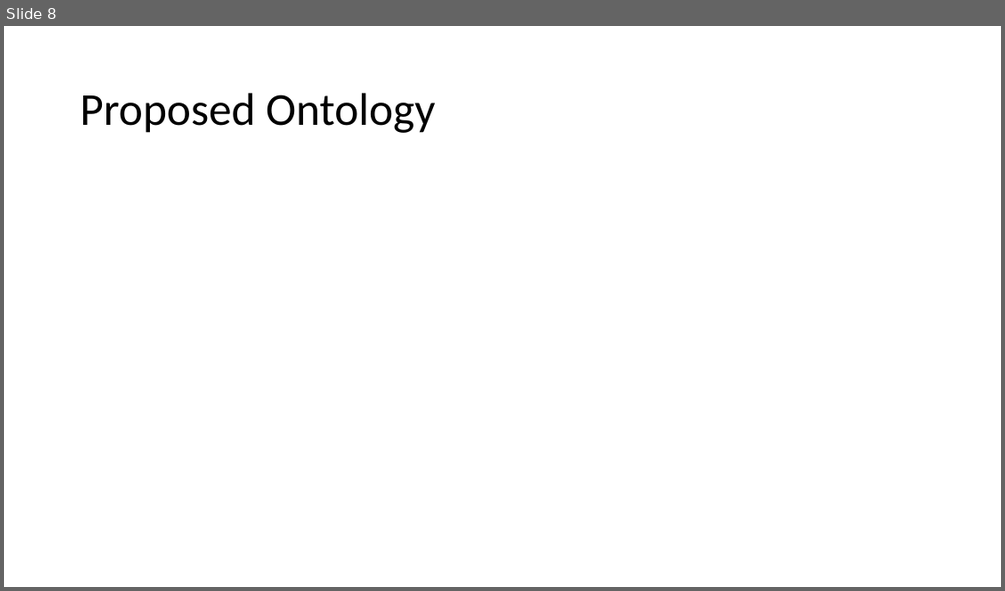
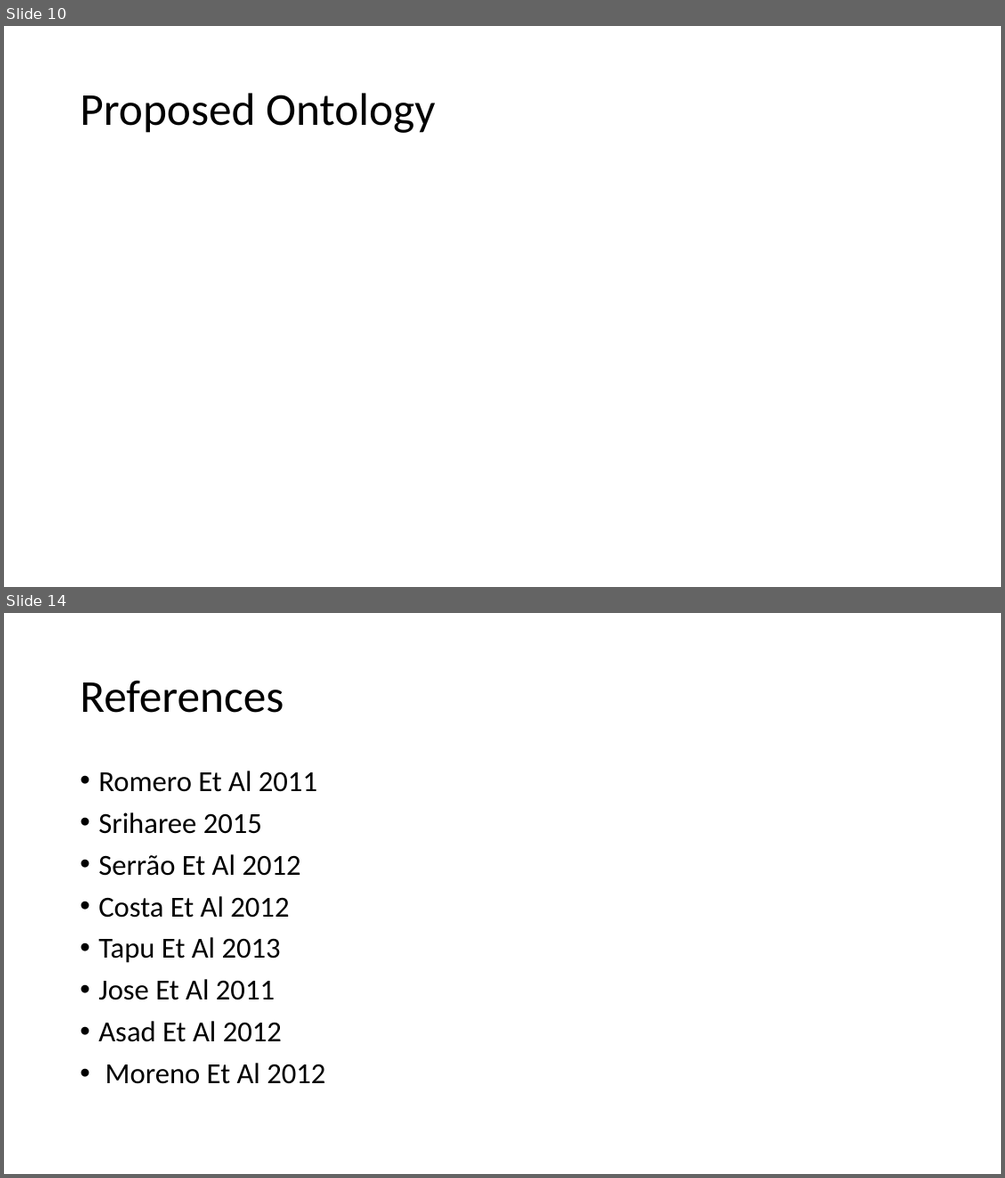
Before and after one commit to rodsnjr/vision_ontology, a slide deck: presentation.pptx. Shown one above the other, each under a label of ours: slide 8 before the commit, slides 10 and 14 after it; the slides between them are not shown. The pictures are 1005x591 and 1005x1178 pixels, drawn with LibreOffice and Linux fonts; fonts in the diff are those of the drawing. Boxes give left, top, right and bottom in pixels: in the first picture for what was removed or moved away, otherwise in the second. Text is boxed around its words. In the diff, an @@ line names an element or a change of style, - is before the commit and + after.

```diff
--- a/presentation.pptx
+++ b/presentation.pptx
@@ slide 14 added at bbox=[4, 613, 1001, 1174], background #FFFFFF @@
@@ title added at bbox=[80, 680, 283, 713], 44 pt, text #000000 @@
+References
@@ text added at bbox=[98, 771, 325, 1084], 28 pt, text #000000 @@
+• Romero Et Al 2011
+• Sriharee 2015
+• Serrão Et Al 2012
+• Costa Et Al 2012
+• Tapu Et Al 2013
+• Jose Et Al 2011
+• Asad Et Al 2012
+• Moreno Et Al 2012
@@ what was slide 8 is now slide 10 @@
```
Also in this commit, not shown: 3 slides changed, 5 other slides added, 2 slides removed, 2 other files.
